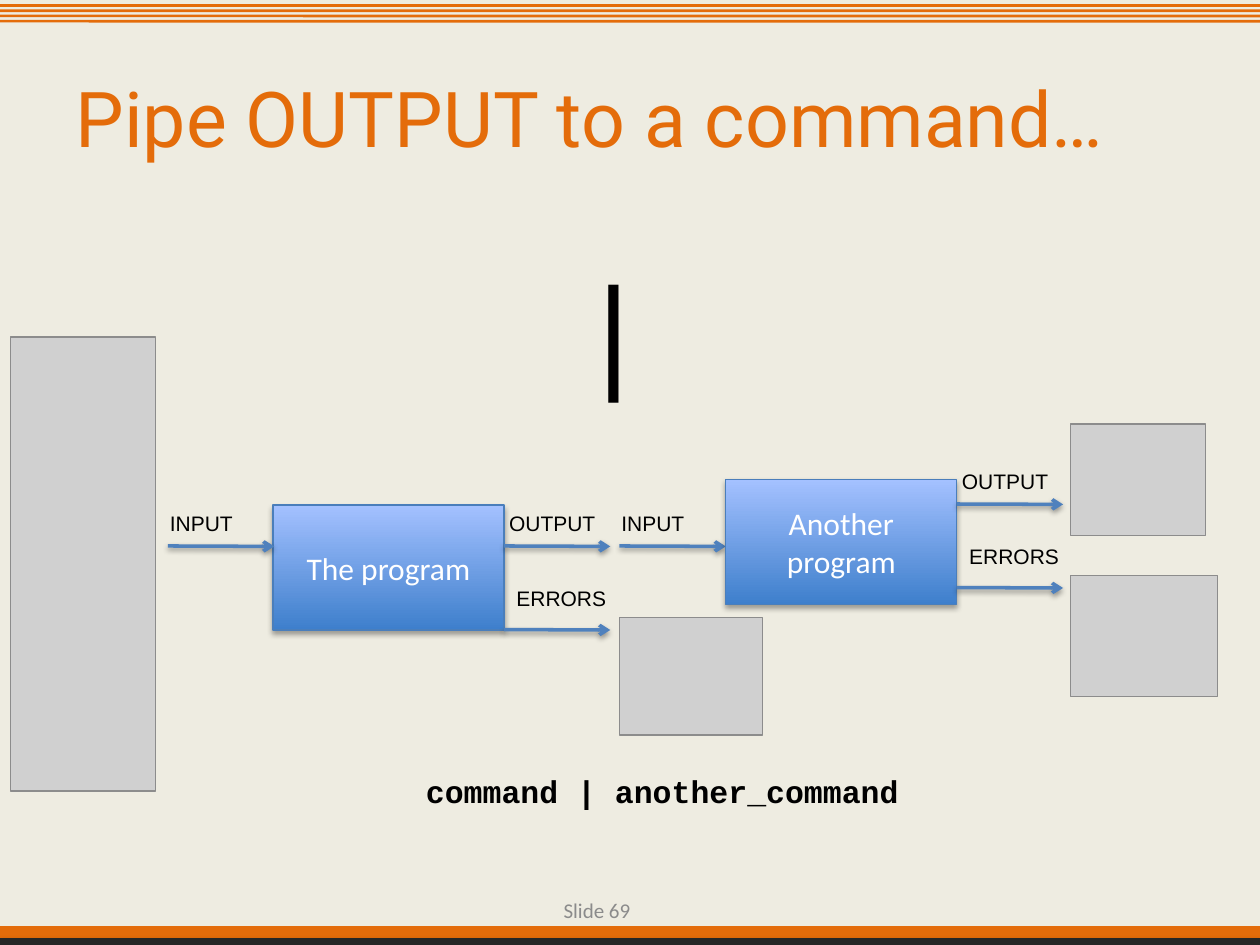
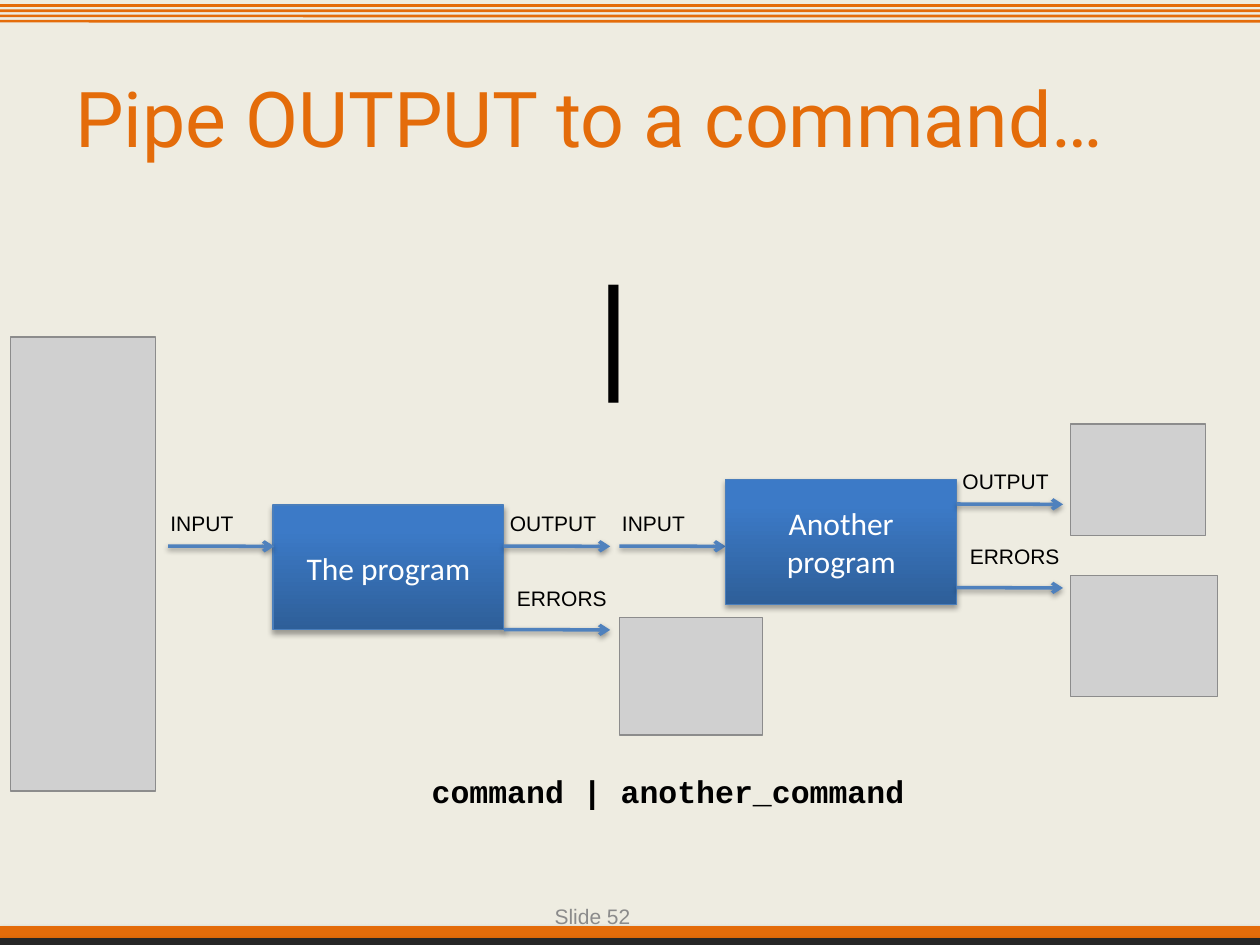
Before and after one commit to IntersectAustralia/TrainingMaterials, a slide deck: slide 52 of hpc1/01 Shell Primer - Slides.pptx (slide 69 before the commit). Drawn at 1260x945 pixels with LibreOffice and Linux fonts; fonts in the diff are those of the drawing; grey boxes stand for pictures; background and template pictures are left out. Boxes give left, top, right and bottom in pixels: in the first picture for what was removed or moved away, otherwise in the second. Text is boxed around its words. In the diff, an @@ line names an element or a change of style, - is before the commit and + after.

```diff
--- a/hpc1/01 Shell Primer - Slides.pptx
+++ b/hpc1/01 Shell Primer - Slides.pptx
@@ rectangle "The program" at box(273, 505, 504, 630): fill gradient #3F80CE to #A4C4FF to gradient #2F5F99 to #3D7CC7 to #3A7CCB; outline #4B7EBC 0.75 pt to #4A7EBB 0.75 pt @@
@@ rectangle "Another program" at box(726, 480, 956, 605): fill gradient #3F80CE to #A4C4FF to gradient #2F5F99 to #3D7CC7 to #3A7CCB; outline #4B7EBC 0.75 pt to #4A7EBB 0.75 pt @@
@@ arrow removed from (956, 504) to (1063, 504) @@
@@ freeform shape added at box(956, 504, 1062, 504), outline #4F81BD 2 pt @@
@@ arrow removed from (168, 546) to (275, 547) @@
@@ freeform shape added at box(168, 546, 273, 546), outline #4F81BD 2 pt @@
@@ arrow removed from (504, 546) to (610, 547) @@
@@ freeform shape added at box(504, 546, 610, 546), outline #4F81BD 2 pt @@
@@ arrow removed from (620, 546) to (726, 547) @@
@@ freeform shape added at box(620, 546, 726, 546), outline #4F81BD 2 pt @@
@@ arrow removed from (956, 587) to (1063, 588) @@
@@ freeform shape added at box(956, 587, 1062, 587), outline #4F81BD 2 pt @@
@@ text "command | another_command": place and size @@
-text "command | another_command" at box(426, 780, 899, 807)
+text "command | another_command" at box(432, 780, 905, 807)
@@ rectangle at box(0, 926, 1260, 945): shadow on @@
@@ page number at box(555, 909, 630, 928): text changed; font Calibri to Arial; text colour #8C8C8C to #8B8B8B @@
-Slide 69
+Slide 52
```
Also in this commit, not shown: 63 other slides changed, 19 slides removed, 5 other files.
